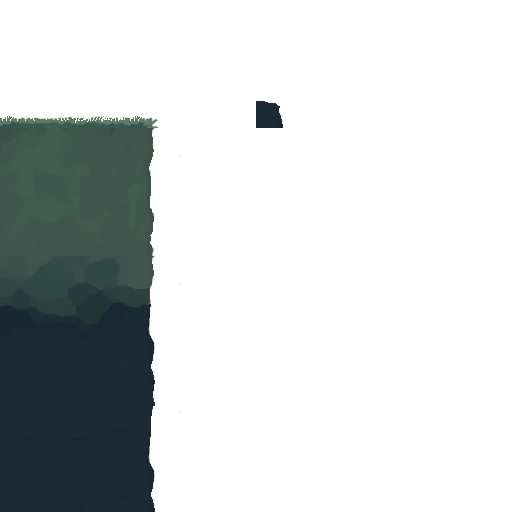
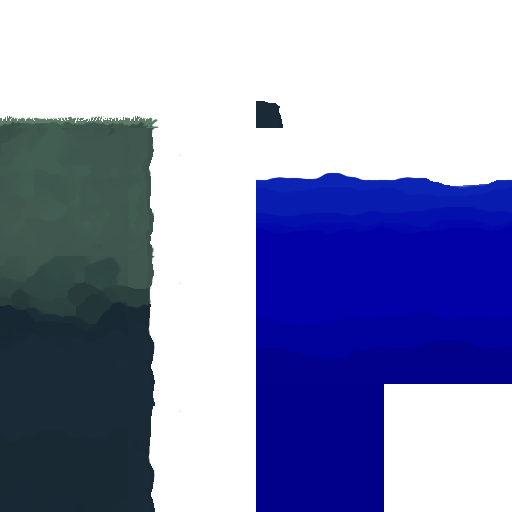
The second 512 × 512 image is a revision of the first. Changes to its layers:
added layer "tile14" above "tile13" over [256, 384, 384, 512]
added layer "tile13" above "tile12" over [384, 256, 512, 384]
added layer "tile12" above "tile11" over [256, 256, 384, 384]
added layer "tile11" above "tile10" over [384, 176, 512, 256]
added layer "tile10" above "Capa nuevajhj" over [256, 172, 384, 256]
